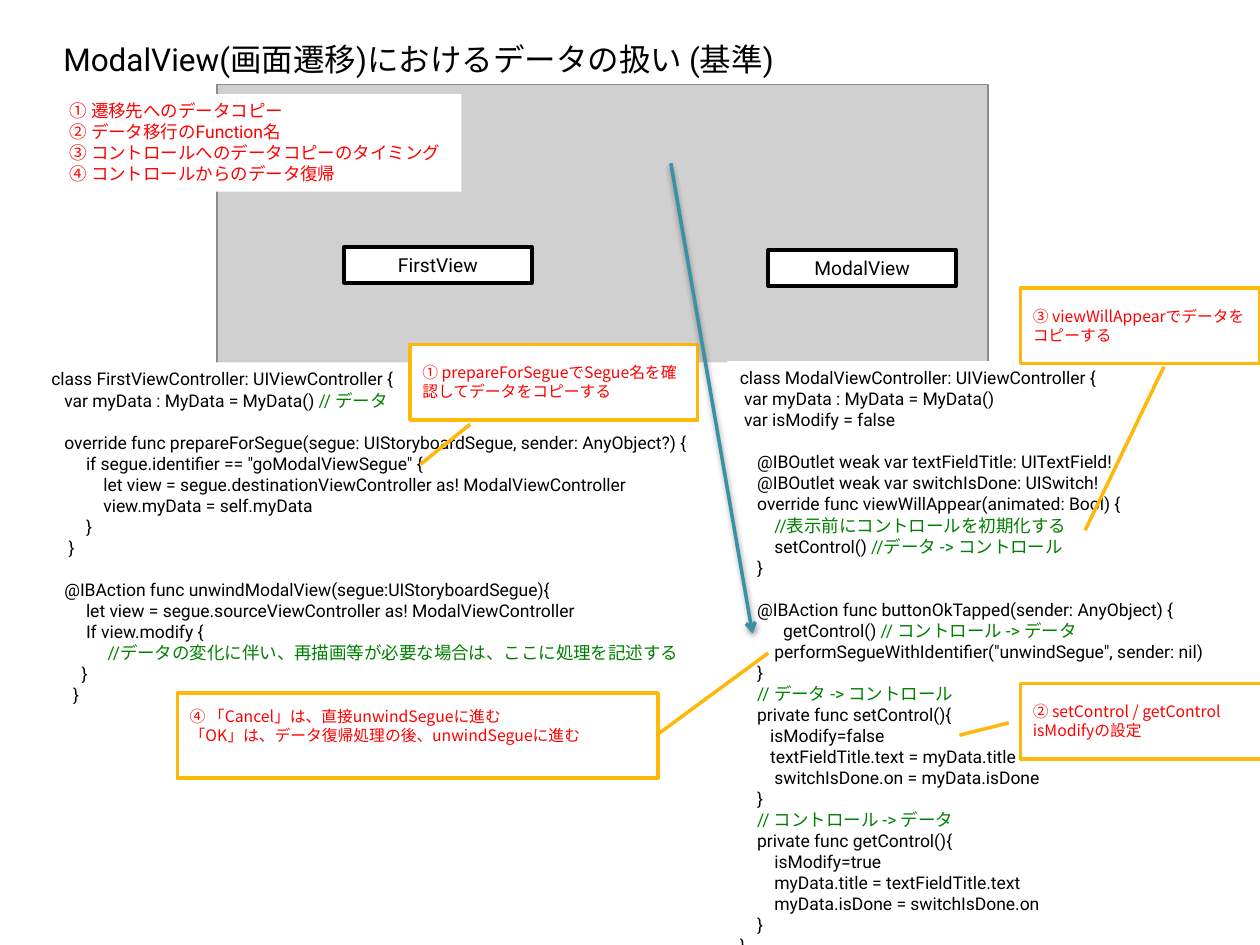
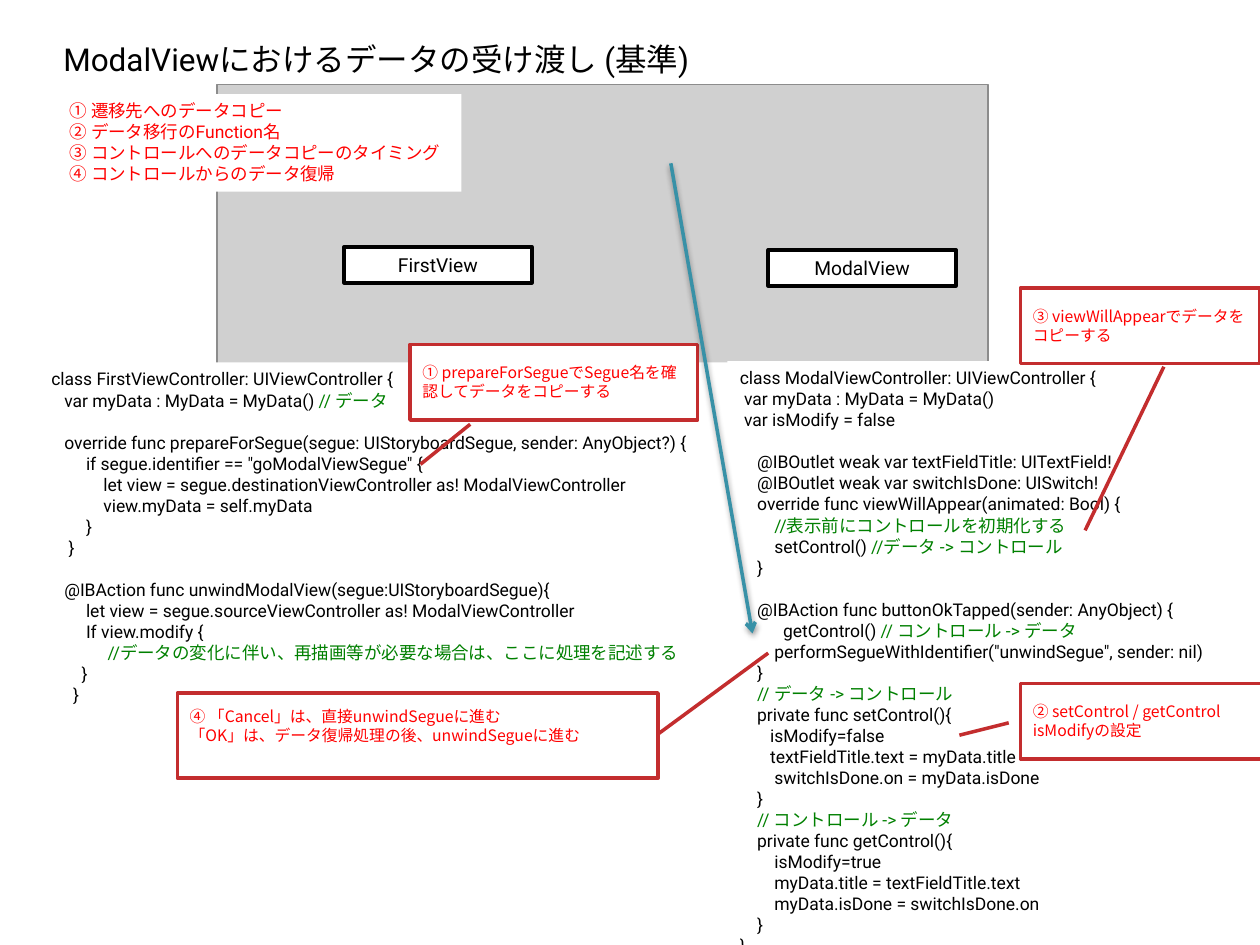
Before and after one commit to furuya02/ToDoApp, a slide deck: slide 21 of doc/ToDoApp.pptx. Drawn at 1260x945 pixels with LibreOffice and Linux fonts; fonts in the diff are those of the drawing; grey boxes stand for pictures. Boxes give left, top, right and bottom in pixels: in the first picture for what was removed or moved away, otherwise in the second. Text is boxed around its words. In the diff, an @@ line names an element or a change of style, - is before the commit and + after.

```diff
--- a/doc/ToDoApp.pptx
+++ b/doc/ToDoApp.pptx
@@ text at box(63, 44, 689, 78): text changed @@
-ModalView(画面遷移)におけるデータの扱い (基準)
+ModalViewにおけるデータの受け渡し (基準)
@@ outline #FEB80A 2 pt to #C32D2E 2 pt in 4 elements at box(410, 344, 697, 420), box(1021, 683, 1260, 759), box(1021, 289, 1260, 364), box(178, 693, 658, 779) @@
```
Also in this commit, not shown: 14 other slides changed, 3 slides added, 4 slides removed, 1 other file.
